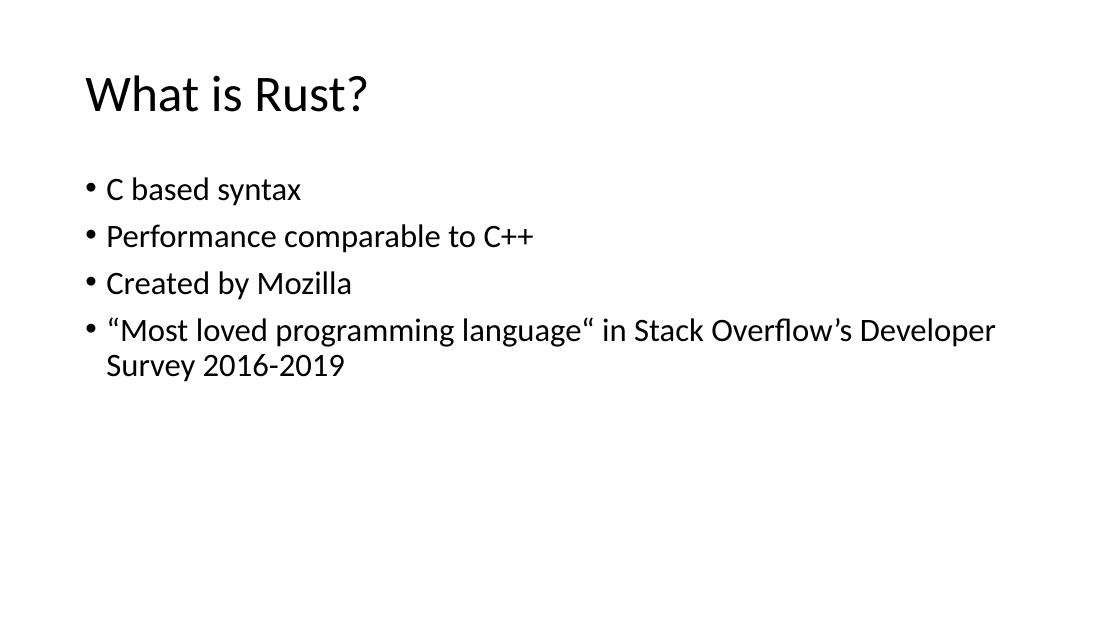
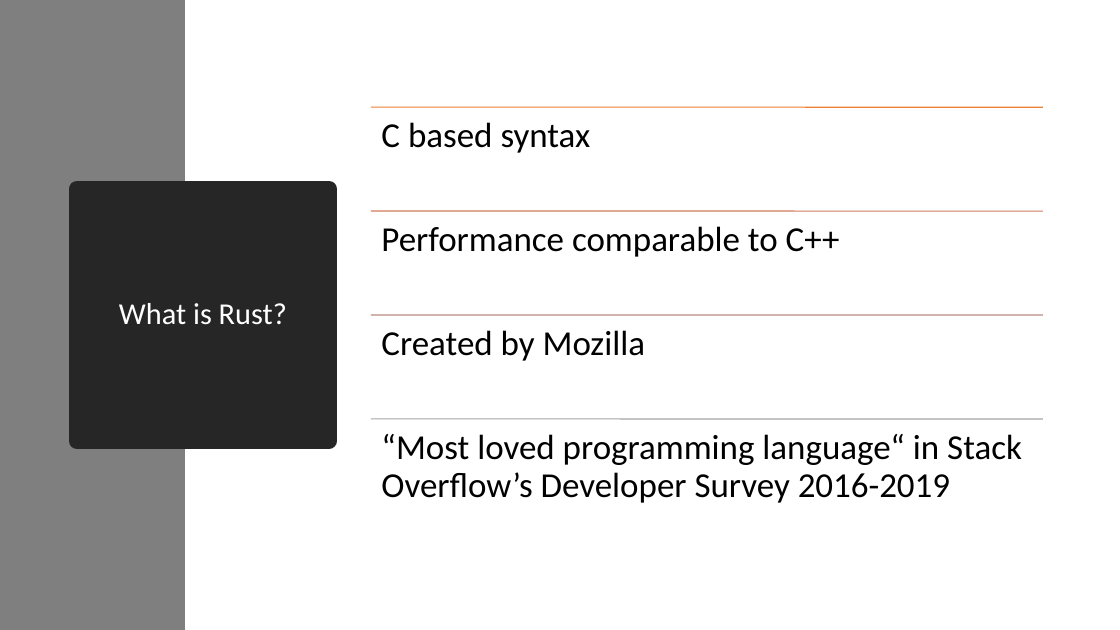
Before and after one commit to ProgrammerAL/Presentations-2019, a slide deck: slide 8 of 09-04 - Making the Case for Rust/Making the Case for Rust.pptx. Drawn at 1120x630 pixels with LibreOffice and Linux fonts; fonts in the diff are those of the drawing. Boxes give left, top, right and bottom in pixels: in the first picture for what was removed or moved away, otherwise in the second. Text is boxed around its words. In the diff, an @@ line names an element or a change of style, - is before the commit and + after.

```diff
--- a/09-04 - Making the Case for Rust/Making the Case for Rust.pptx
+++ b/09-04 - Making the Case for Rust/Making the Case for Rust.pptx
@@ rectangle added at [0,0,185,630], fill #7F7F7F @@
@@ text removed at [106,177,996,382] @@
-• C based syntax
-• Performance comparable to C++
-• Created by Mozilla
-• “Most loved programming language“ in Stack Overflow’s Developer Survey 2016-2019
@@ title "What is Rust?": place and size @@
-title "What is Rust?" at [85,75,369,112]
+title "What is Rust?" at [77,189,329,441]
@@ title "What is Rust?" at [77,189,329,441]: size 44 to 26 pt, text colour #000000 to #FFFFFF; alignment left to centre; fill none to #262626; outline none to #262626 13.75 pt @@
@@ group added at [371,108,1044,503]: 4 lines, 4 texts @@
+C based syntax
+Performance comparable to C++
+Created by Mozilla
+“Most loved programming language“ in Stack Overflow’s Developer Survey 2016-2019
```
Also in this commit, not shown: 17 other slides changed, 1 other file.
